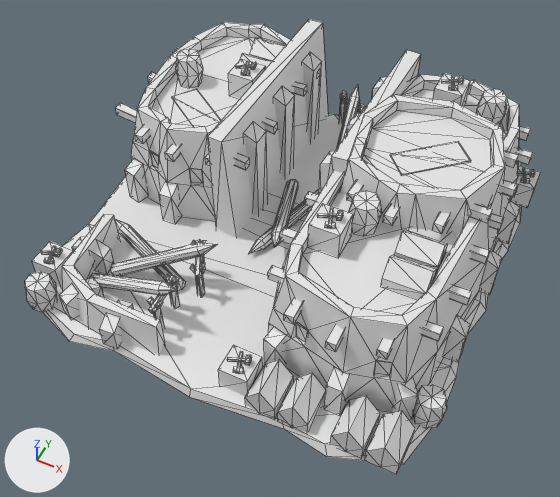
The COLLADA model art/meshes/structural/soninke/arsenal.dae as it was, and as the next commit left it.
The view is the same before and after, from a 50 mm lens placed at (14.3, -30.9, 36.4), pointed at (-0.3, -1.7, -0.1). Arrows for +X, +Y and +Z are at lower left; the lights stay in place. The picture after the commit comes second. Mesh edges are drawn as thin lines.

Before the edit, the objects in view are built like this:
```python
me_cubo_25369 = bpy.data.meshes.new('Cubo.25369')
me_cubo_25369.from_pydata(...)  # 1879 vertices, 3018 faces; spans x -12.8..12.9, y -13.3..12.5, z -6.8..8.3
me_cubo_25369.materials.append(mat_texturas_edificios_mandé)  # white #e7e7e7
ob_arsenal = bpy.data.objects.new('arsenal', me_cubo_25369)
ob_arsenal.location = (0.0, 0.0, 0.0)
```
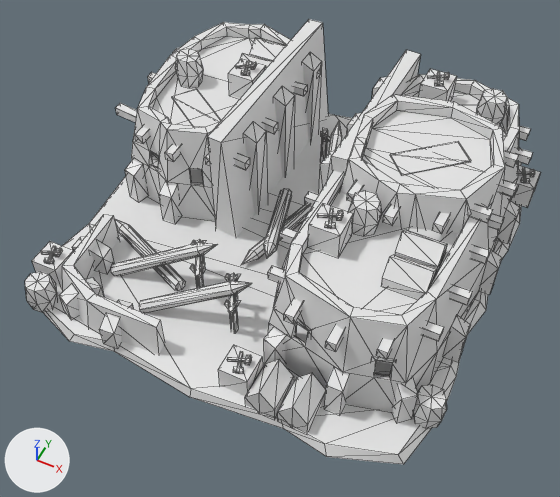
The newer file is also rescaled (x0.968), turned or shifted as a whole; pictures and numbers use the older file's frame.

Where the change shows, as pixel boxes (x1, y1, x2, y2) in the pictures (560 x 497 px; the box of a moved part takes in the faces that stretch with it):
'arsenal', reshaped: before (25, 19, 541, 475); after (25, 19, 541, 464)
part 1 of me_cubo_25369, moved or reshaped: before (433, 73, 471, 106); after (419, 69, 457, 101)
part 2 of me_cubo_25369, moved or reshaped: before (448, 85, 458, 91); after (434, 81, 443, 87)
part 3 of me_cubo_25369, moved or reshaped: before (458, 76, 463, 84); after (444, 72, 449, 80)
part 4 of me_cubo_25369, moved or reshaped: before (441, 79, 464, 83); after (427, 74, 449, 79)
part 5 of me_cubo_25369, moved or reshaped: before (451, 76, 454, 91); after (437, 72, 440, 86)
part 6 of me_cubo_25369, moved or reshaped: before (163, 274, 179, 308); after (224, 300, 241, 332)
part 7 of me_cubo_25369, moved or reshaped: before (147, 297, 164, 329); after (225, 274, 241, 301)
part 8 of me_cubo_25369, moved or reshaped: before (149, 275, 176, 313); after (229, 273, 236, 314)
part 9 of me_cubo_25369, added: after (139, 281, 252, 313)
part 10 of me_cubo_25369, moved or reshaped: before (249, 189, 319, 254); after (241, 204, 312, 265)
part 11 of me_cubo_25369, moved or reshaped: before (271, 179, 298, 247); after (264, 188, 292, 259)
part 12 of me_cubo_25369, moved or reshaped: before (339, 91, 347, 124); after (320, 128, 328, 162)
part 13 of me_cubo_25369, moved or reshaped: before (340, 94, 364, 111); after (321, 132, 331, 142)
part 14 of me_cubo_25369, moved or reshaped: before (336, 85, 360, 149); after (328, 122, 342, 153)
part 15 of me_cubo_25369, deleted: before (89, 273, 178, 296)
part 16 of me_cubo_25369, deleted: before (330, 396, 380, 459)
part 17 of me_cubo_25369, deleted: before (365, 411, 415, 475)
part 18 of me_cubo_25369, reshaped: before (244, 62, 379, 215); after (244, 62, 379, 332)

Patch to the scene script:
```diff
--- a/art/meshes/structural/soninke/arsenal.dae.py
+++ b/art/meshes/structural/soninke/arsenal.dae.py
@@ me_cubo_25369 @@
 # used by ob_arsenal; location = (0.0, 0.0, 0.0)
-me_cubo_25369.from_pydata(...)  # 1879 vertices, 3018 faces; spans x -12.8..12.9, y -13.3..12.5, z -6.8..8.3
+me_cubo_25369.from_pydata(...)  # 1930 vertices, 3061 faces; spans x -12.8..12.9, y -13.3..12.5, z -0.4..8.3
+# me_cubo_25369 part 1: the loose piece of 8 vertices spanning x 5.4..7.2, y 8.0..9.7, z 6.0..7.7 is moved by (-0.9, 0.0, 0.0)
+# me_cubo_25369 part 2: the loose piece of 8 vertices spanning x 6.2..6.7, y 8.1..8.5, z 7.7..7.9 is moved by (-0.9, 0.0, 0.0)
+# me_cubo_25369 part 3: the loose piece of 8 vertices spanning x 6.5..6.9, y 8.7..9.2, z 7.9..8.2 is moved by (-0.9, 0.0, 0.0)
+# me_cubo_25369 part 4: the loose piece of 8 vertices spanning x 5.6..6.9, y 8.6..9.1, z 7.7..8.2 is moved by (-0.9, 0.0, 0.0)
+# me_cubo_25369 part 5: the loose piece of 8 vertices spanning x 6.0..6.6, y 8.1..9.4, z 7.7..7.9 is moved by (-0.9, 0.0, 0.0)
+# me_cubo_25369 part 6: the loose piece of 27 vertices spanning x -4.0..-3.2, y -8.9..-8.4, z 0.0..2.7 is turned 23.5 degrees about the z axis through its middle, then moved by (3.9, 0.0, 0.0)
+# me_cubo_25369 part 7: the loose piece of 27 vertices spanning x -3.9..-3.1, y -10.7..-10.3, z 0.0..2.7 is turned 23.5 degrees about the z axis through its middle, then moved by (2.9, 3.5, 0.0)
+# me_cubo_25369 part 8: the loose piece of 8 vertices spanning x -3.8..-3.3, y -11.0..-8.3, z 2.2..2.6 is turned 23.5 degrees about the z axis through its middle, then moved by (3.4, 1.8, 0.0)
+# me_cubo_25369 part 9: the loose piece of 25 vertices spanning x -8.5..-2.1, y -8.5..-5.9, z 0.0..3.5 is copied, and the copy is moved by (3.1, -1.6, 0.0); it spans x -5.4..1.0, y -10.1..-7.5, z 0.0..3.5
+# me_cubo_25369 part 10: the loose piece of 24 vertices spanning x -1.6..0.7, y -3.5..3.6, z 0.1..1.0 is moved by (0.0, -1.0, 0.0)
+# me_cubo_25369 part 11: the loose piece of 25 vertices spanning x -2.2..0.2, y -3.4..3.6, z 0.1..2.0 is moved by (0.0, -1.0, 0.0)
+# me_cubo_25369 part 12: the loose piece of 27 vertices spanning x -1.9..-1.3, y 10.7..11.5, z 0.0..2.7 is moved by (0.5, -4.3, 0.0)
+# me_cubo_25369 part 13: the loose piece of 8 vertices spanning x -2.0..0.7, y 10.0..11.3, z 2.2..2.6 is scaled about its middle by (1.03, 0.796, 1), then moved by (0.5, -4.3, 0.0)
+# me_cubo_25369 part 14: the loose piece of 25 vertices spanning x -1.0..0.8, y 5.1..11.7, z 0.0..3.5 is turned 4.9 degrees about the z axis through its middle, then moved by (0.7, -4.2, 0.0)
+# me_cubo_25369 part 15: the loose piece of 25 vertices spanning x -9.1..-2.4, y -10.1..-8.9, z 0.0..3.5 is deleted
+# me_cubo_25369 part 16: the loose piece of 12 vertices spanning x 8.1..9.9, y -12.7..-10.4, z 0.0..2.1 is deleted
+# me_cubo_25369 part 17: the loose piece of 12 vertices spanning x 10.0..11.8, y -12.7..-10.4, z 0.0..2.1 is deleted
+# me_cubo_25369 part 18: 2 vertices moved within x -9.6, y 10.6, z 4.3; 24 vertices removed from x -3.6..2.3, y 0.1..9.4, z -6.8; 135 vertices added at x -5.5..11.8, y -10.1..11.7, z 0.0..6.6
+# other edits to the shape of me_cubo_25369 do not show in these pictures
 me_cubo_25369.materials.append(mat_texturas_edificios_mandé)
```
